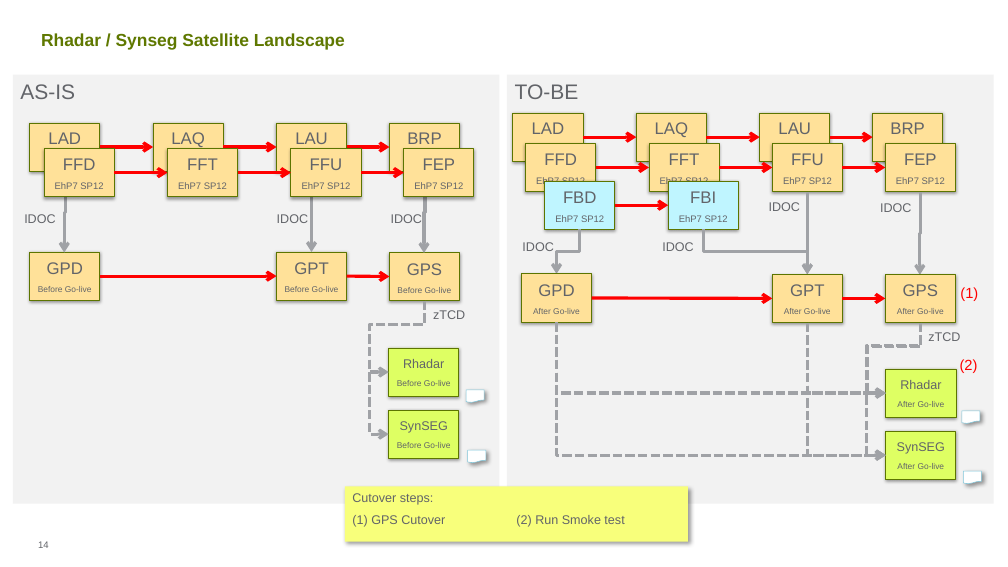
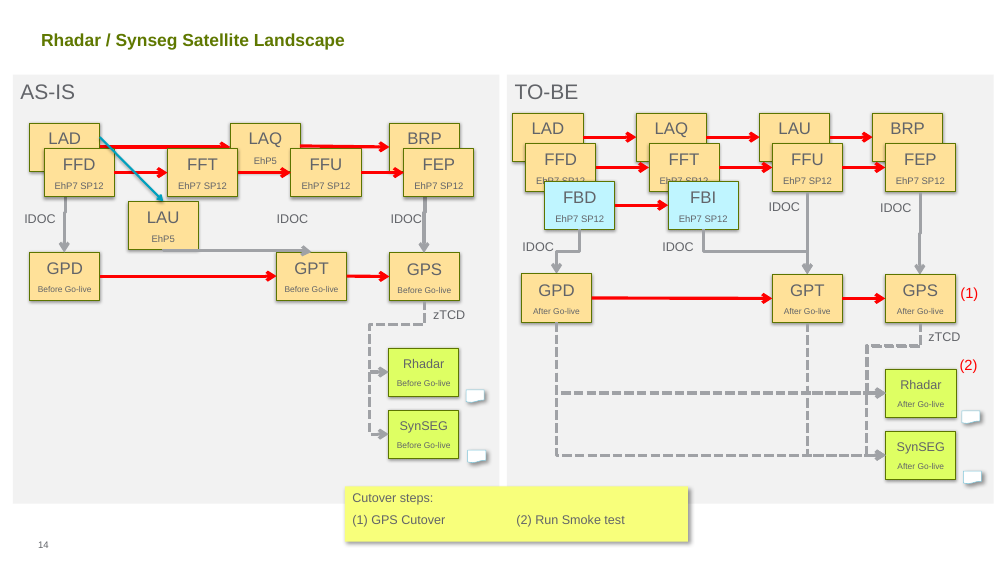
Before and after one commit to ldaher/syngenta-appmap, a slide deck: slide 14 of Satellite Status Report 20161107 vGC.PPTX. Drawn at 1008x567 pixels with LibreOffice and Linux fonts; fonts in the diff are those of the drawing; background and template pictures are left out. Boxes give left, top, right and bottom in pixels: in the first picture for what was removed or moved away, otherwise in the second. Text is boxed around its words. In the diff, an @@ line names an element or a change of style, - is before the commit and + after.

```diff
--- a/Satellite Status Report 20161107 vGC.PPTX
+++ b/Satellite Status Report 20161107 vGC.PPTX
@@ arrow moved from (100, 147) - (154, 147) to (100, 147) - (231, 147) @@
@@ arrow added from (100, 137) to (163, 201), #00A0BE 2 pt @@
@@ arrow removed from (223, 147) to (277, 147) @@
@@ rectangle "LAQ": place and size @@
-rectangle "LAQ" at (154, 123, 224, 172)
+rectangle "LAQ" at (231, 123, 301, 172)
@@ arrow moved from (347, 147) - (389, 147) to (300, 146) - (389, 147) @@
@@ rectangle "LAU": place and size @@
-rectangle "LAU" at (277, 123, 347, 172)
+rectangle "LAU" at (129, 201, 199, 250)
@@ elbow arrow moved from (312, 171) - (312, 252) to (163, 250) - (312, 252) @@
```
Also in this commit, not shown: 9 other slides changed, 1 other file.
